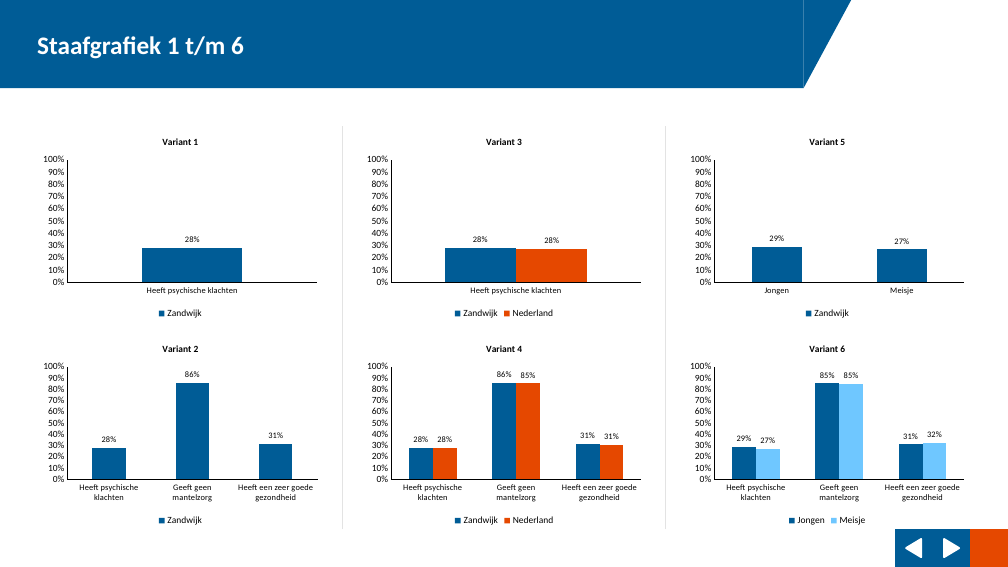
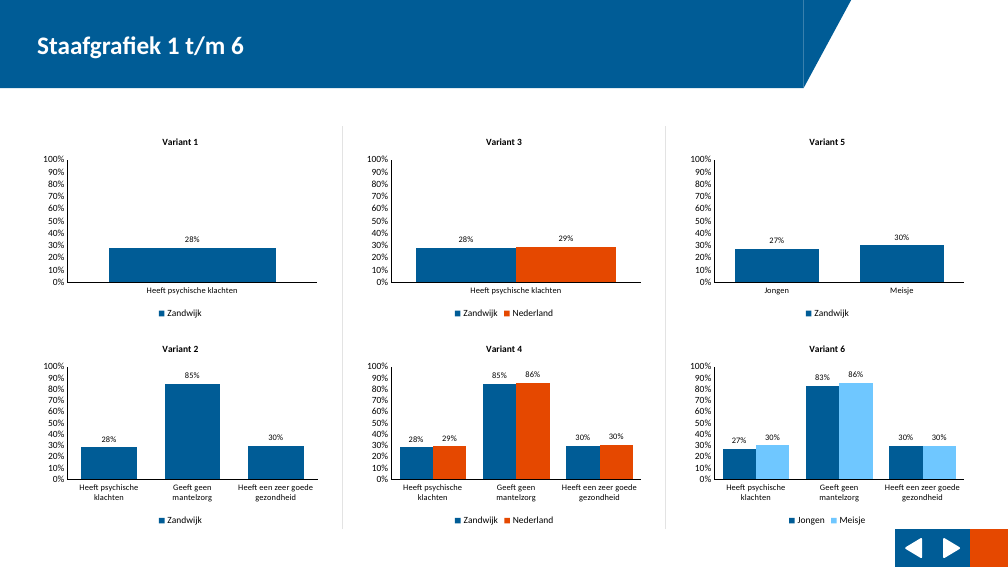
Before and after one commit to ggdatascience/reports_excel_to_powerpoint, a slide deck: slide 3 of example/Rapportage Zandwijk.pptx. Drawn at 1008x567 pixels with LibreOffice and Linux fonts; fonts in the diff are those of the drawing; background and template pictures are left out. Boxes give left, top, right and bottom in pixels: in the first picture for what was removed or moved away, otherwise in the second. Text is boxed around its words. In the diff, an @@ line names an element or a change of style, - is before the commit and + after.

```diff
--- a/example/Rapportage Zandwijk.pptx
+++ b/example/Rapportage Zandwijk.pptx
@@ column chart at [38, 126, 324, 322] @@
@@ bar spacing changed @@
@@ column chart at [361, 126, 647, 322] @@
@@ Nederland, Heeft psychische klachten: 0.28 to 0.29 @@
@@ bar spacing changed @@
@@ column chart at [685, 126, 971, 322] @@
@@ Zandwijk, Jongen: 0.29 to 0.27 @@
@@ Zandwijk, Meisje: 0.27 to 0.3 @@
@@ bar spacing changed @@
@@ column chart at [38, 333, 324, 529] @@
@@ Zandwijk, Geeft geen mantelzorg: 0.86 to 0.85 @@
@@ Zandwijk, Heeft een zeer goede gezondheid: 0.31 to 0.3 @@
@@ bar spacing changed @@
@@ column chart at [361, 333, 647, 529] @@
@@ Zandwijk, Geeft geen mantelzorg: 0.86 to 0.85 @@
@@ Zandwijk, Heeft een zeer goede gezondheid: 0.31 to 0.3 @@
@@ Nederland, Heeft psychische klachten: 0.28 to 0.29 @@
@@ Nederland, Geeft geen mantelzorg: 0.85 to 0.86 @@
@@ Nederland, Heeft een zeer goede gezondheid: 0.31 to 0.3 @@
@@ bar spacing changed @@
@@ column chart at [684, 333, 970, 529] @@
@@ Jongen, Heeft psychische klachten: 0.29 to 0.27 @@
@@ Jongen, Geeft geen mantelzorg: 0.85 to 0.83 @@
@@ Jongen, Heeft een zeer goede gezondheid: 0.31 to 0.3 @@
@@ Meisje, Heeft psychische klachten: 0.27 to 0.3 @@
@@ Meisje, Geeft geen mantelzorg: 0.85 to 0.86 @@
@@ Meisje, Heeft een zeer goede gezondheid: 0.32 to 0.3 @@
@@ bar spacing changed @@
```
Also in this commit, not shown: 9 other slides changed, 1 slide added, 1 slide removed, 11 other files.
